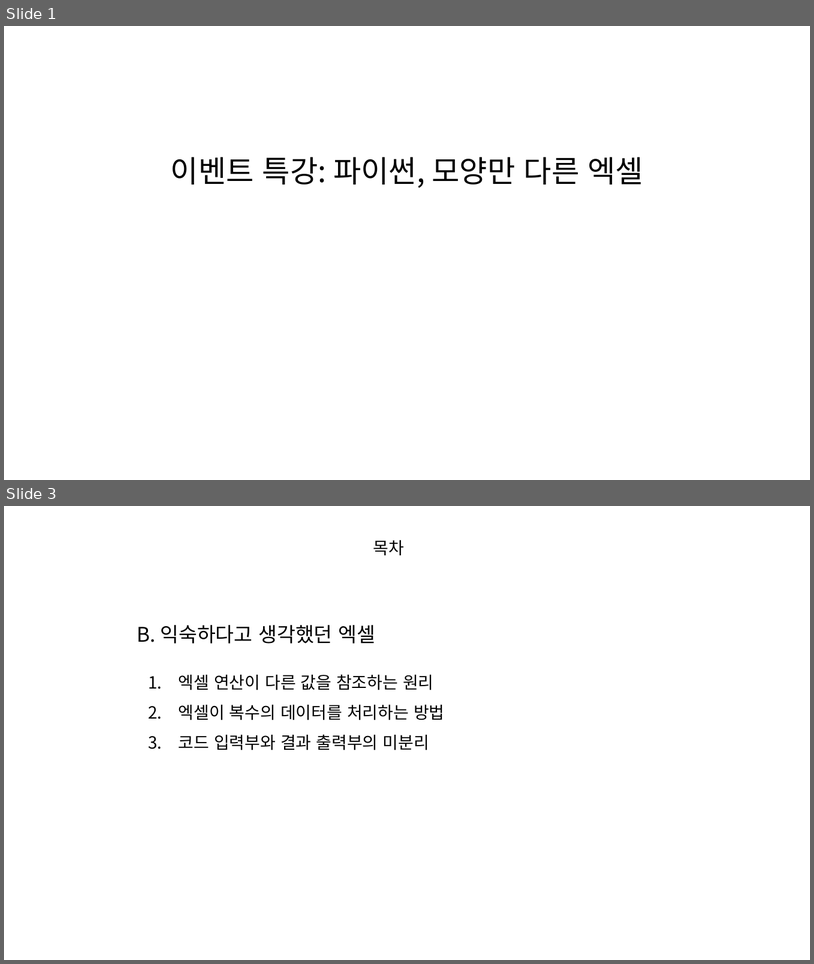
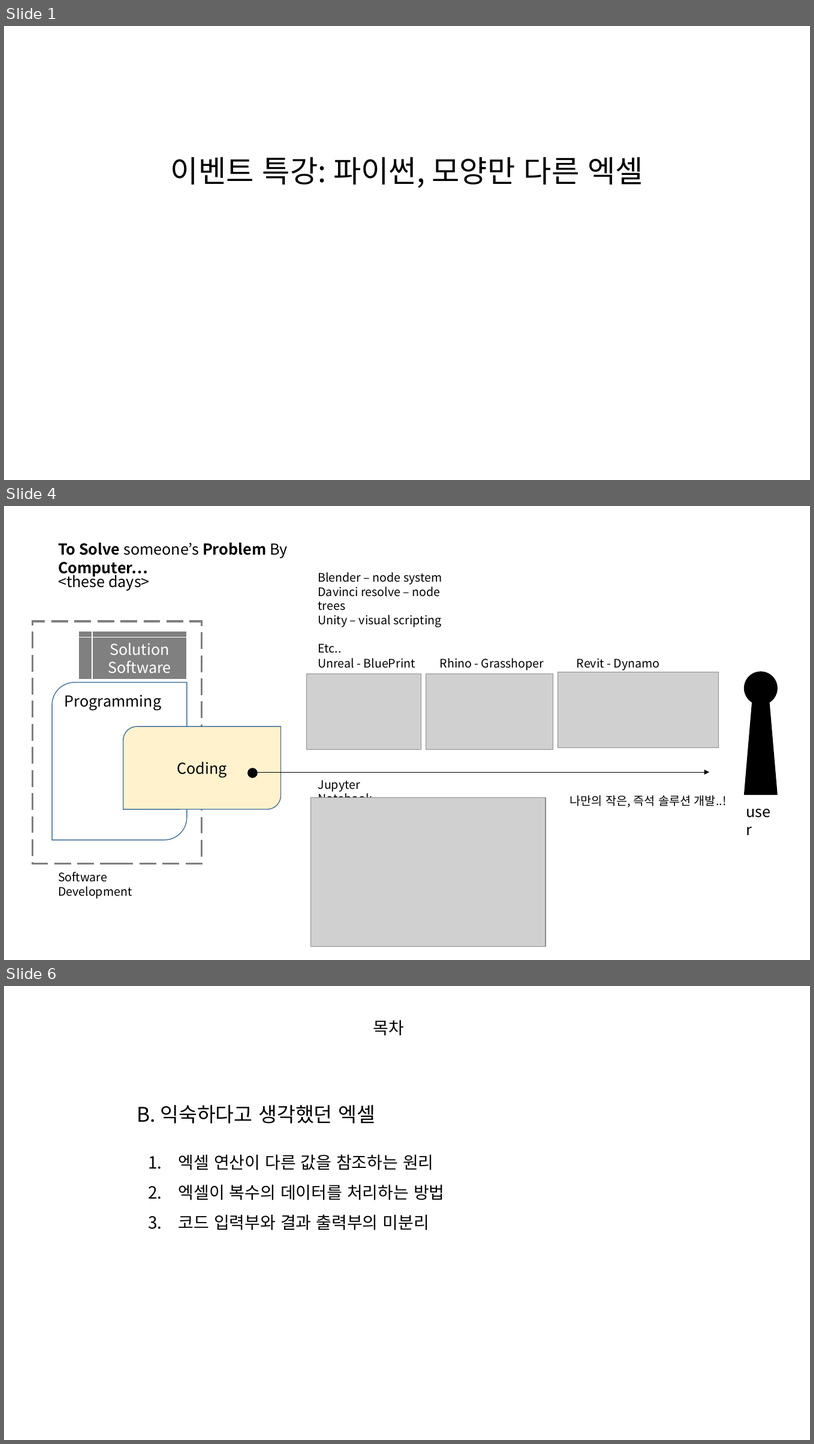
Before and after one commit to hnanmal/mkcljpt_volume, a slide deck: documentum/건축심화세미나(2022)/이벤트 특강/파이썬 모양만 다른 엑셀.pptx. Shown one above the other, each under a label of ours: slides 1 and 3 before the commit, slides 1, 4 and 6 after it; the slides between them are not shown. The pictures are 814x964 and 814x1444 pixels, drawn with LibreOffice and Linux fonts; fonts in the diff are those of the drawing; grey boxes stand for pictures. Boxes give left, top, right and bottom in pixels: in the first picture for what was removed or moved away, otherwise in the second. Text is boxed around its words. In the diff, an @@ line names an element or a change of style, - is before the commit and + after.

```diff
--- a/documentum/건축심화세미나(2022)/이벤트 특강/파이썬 모양만 다른 엑셀.pptx
+++ b/documentum/건축심화세미나(2022)/이벤트 특강/파이썬 모양만 다른 엑셀.pptx
@@ slide 4 added at bbox=[4, 506, 810, 960], background #FFFFFF @@
@@ text added at bbox=[58, 543, 287, 577], 18 pt, text #000000, bold @@
+To Solve someone’s Problem By Computer…
@@ text added at bbox=[58, 571, 150, 591], 18 pt, text #000000 @@
+<these days>
@@ text added at bbox=[318, 572, 442, 653], 14 pt, text #000000 @@
+Blender – node system
+Davinci resolve – node trees
+Unity – visual scripting
+Etc..
@@ rectangle added at bbox=[32, 621, 202, 864], outline #808080 2.5 pt dashed @@
@@ flow chart internal storage added at bbox=[79, 631, 188, 679], fill #808080, outline #FFFFFF 1 pt, 18 pt, text #FFFFFF @@
+Solution
+Software
@@ text added at bbox=[318, 658, 416, 668], 14 pt, text #000000 @@
+Unreal - BluePrint
@@ text added at bbox=[440, 658, 545, 670], 14 pt, text #000000 @@
+Rhino - Grasshoper
@@ text added at bbox=[577, 658, 660, 670], 14 pt, text #000000 @@
+Revit - Dynamo
@@ round diag rect added at bbox=[53, 682, 188, 840], outline #43739E 1 pt, 18 pt, text #000000 @@
+Programming
@@ picture added at bbox=[306, 673, 422, 749] @@
@@ picture added at bbox=[426, 673, 553, 749] @@
@@ picture added at bbox=[558, 672, 719, 747] @@
@@ ellipse added at bbox=[744, 671, 779, 705], fill #000000 @@
@@ trapezoid added at bbox=[744, 697, 779, 795], fill #000000 @@
@@ round diag rect added at bbox=[123, 726, 281, 809], fill #FFF2CC, outline #43739E 1 pt, 18 pt, text #000000 @@
+Coding
@@ ellipse added at bbox=[248, 768, 258, 778], fill #000000 @@
@@ arrow added from (254, 772) to (710, 772), #000000 0.5 pt @@
@@ text added at bbox=[318, 780, 372, 798], 14 pt, text #000000 @@
+Jupyter Notebook
@@ picture added at bbox=[311, 797, 546, 946] @@
@@ text added at bbox=[570, 795, 727, 807], 14 pt, text #000000 @@
+나만의 작은, 즉석 솔루션 개발..!
@@ text added at bbox=[741, 799, 782, 823], 18 pt, text #000000 @@
+user
@@ text added at bbox=[58, 871, 132, 898], 14 pt, text #000000 @@
+Software Development
@@ what was slide 3 is now slide 6 @@
```
Also in this commit, not shown: 4 slides changed, 17 other slides added, 5 slides removed, 1 other file.
